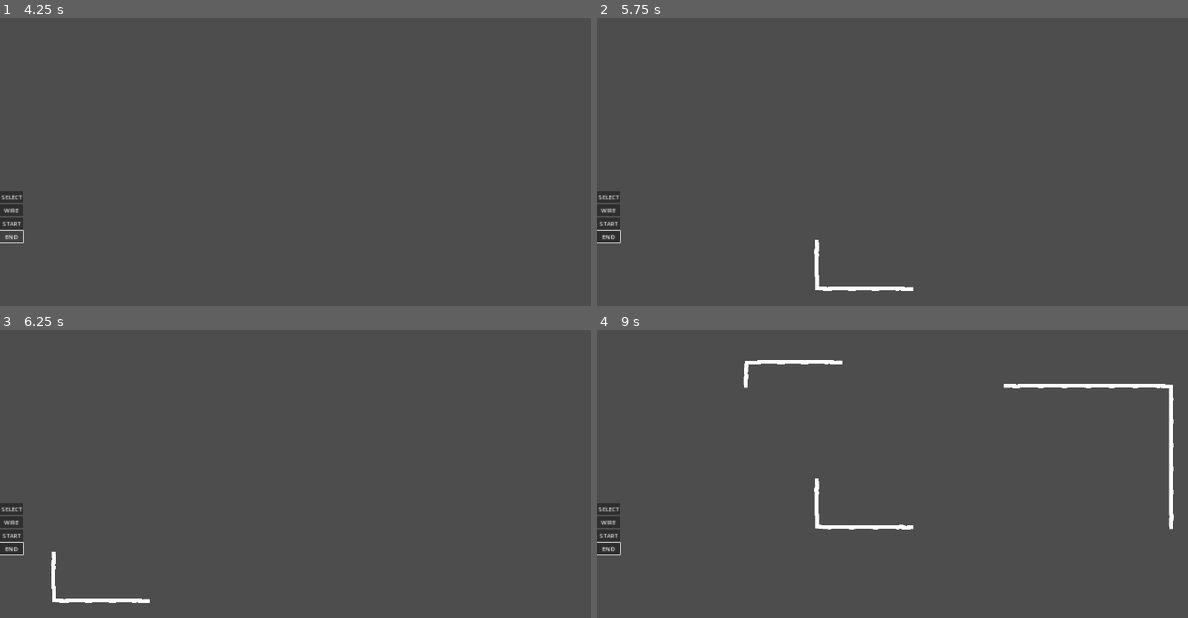
Above: before the commit, frames 1-4 (two rows, left to right).
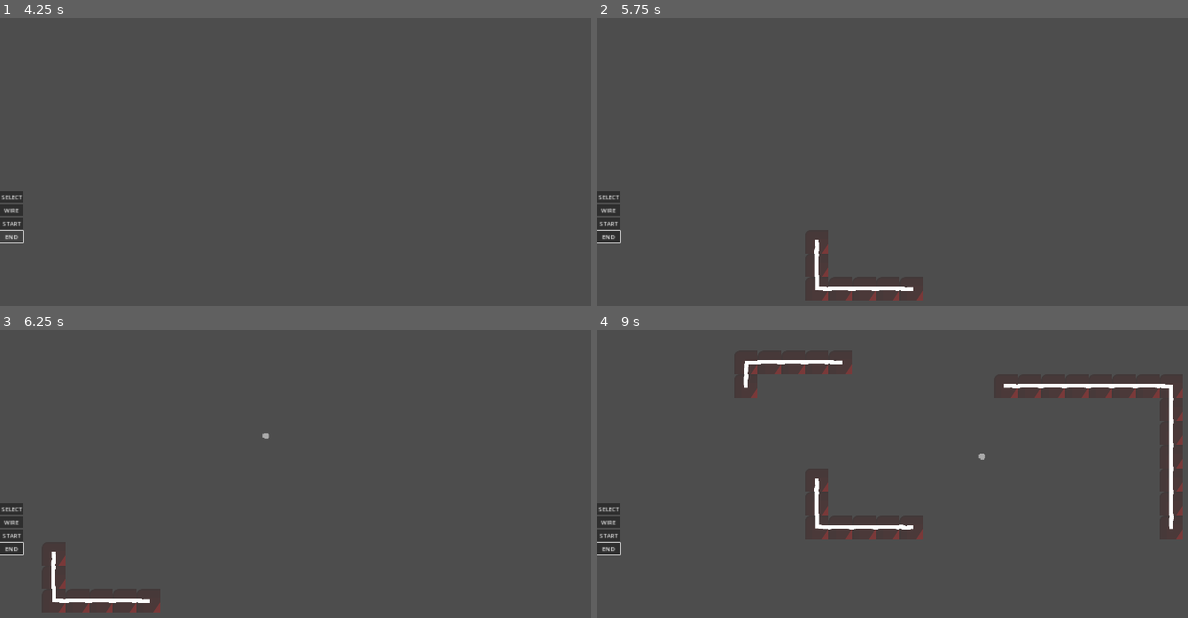
Above: after the commit, the same moments.

Repository: Aisudoragon/logic-gates
Game: Godot game, scene res://scenes/levels/playground/playground.tscn
Two runs of this game, one before a commit and one after it. Both use one fixed random seed, a clock stepped at 60 frames per second and the inputs below. The engine's default icon, where the game draws it, is replaced by a stand-in: a white triangle on a blue panel in a dark square.
Inputs (mouse positions are in pixels of both pictures, inside the frame that each line leads up to):
- Up to frame 1 (4.25 s): click "START" at 0.5 s; click "START" at 1.25 s; click "SELECT" at 2 s; click "WIRE" at 2.75 s; click "END" at 3.5 s
- Up to frame 2 (5.75 s): tap Enter at 4.25 s; move the mouse to (1105, 196) at 4.27 s; hold D (move_right) 4.28-5 s; hold Right mouse button (destroy) 4.28-5 s; click (1105, 196) at 4.55 s; tap Space at 5 s; drag from (809, 236) to (916, 297) at 5.02 s
- Up to frame 3 (6.25 s): move the mouse to (425, 442) at 5.77 s; hold D (move_right) from 5.78 s (still down); hold Right mouse button (destroy) from 5.78 s (still down); click (425, 442) at 6.05 s
- Up to frame 4 (9 s): release D (move_right) at 6.5 s; release Right mouse button (destroy) at 6.5 s; drag from (916, 609) to (738, 468) at 6.52 s; move the mouse to (1164, 589) at 7.27 s; hold A (move_left) 7.28-8 s; hold R (rotate) 7.28-8 s; click (1164, 589) at 7.55 s; drag from (738, 468) to (845, 430) at 8.02 s; move the mouse to (987, 528) at 8.77 s; hold S (move_down) from 8.78 s (still down); hold Shift from 8.78 s (still down)

Frame 1 is identical in both runs. In frame 2, 0.1% of the frame differs, in the area x 38-56%, y 78-99%; in frame 3, 0.2%; in frame 4, 0.6%, in the area x 26-100%, y 11-73%.
Error in both runs: Out of bounds get index '-1' (on base: 'Array[Vector2i]') (res://scenes/levels/playground/wire_logic.gd:21)

Commit message:
Added point highlight and fixed wire deletion

Diff:
--- a/scenes/levels/playground/playground.gd
+++ b/scenes/levels/playground/playground.gd
@@ -31,6 +31,8 @@
 	if event is InputEventMouseMotion:
 		if Input.is_action_pressed(&"place"):
 			active_layer.highlight_wire(mouse_position)
+		else:
+			active_layer.highlight_point(mouse_position)
 		if Input.is_action_pressed(&"destroy"):
 			active_layer.delete_wire(mouse_position)
 
--- a/scenes/levels/playground/wire_logic.gd
+++ b/scenes/levels/playground/wire_logic.gd
@@ -23,6 +23,11 @@
 	buffer_position[-2] = buff
 
 	rotated = not rotated
+
+
+func highlight_point(mouse_position: Vector2i) -> void:
+	highlight_layer.clear()
+	highlight_layer.set_cell(mouse_position, 0, Vector2i(5, 0), 0)
 
 
 func highlight_wire(mouse_position: Vector2i) -> void:
@@ -159,11 +164,16 @@
 		# top
 		highlight_layer.set_cell(tile_position, 0, Vector2i(0, 0), 2)
 		return
-	highlight_layer.set_cell(tile_position, -1)
 	wire_layer.set_cell(tile_position, -1)
+	logic_layer.set_cell(tile_position, -1)
 
 
 func draw_wire() -> void:
+	if not buffer_position.is_empty():
+		if buffer_position[0] == buffer_position[1]:
+			buffer_position.clear()
+			return
+
 	var all_tiles: Array[Vector2i] = highlight_layer.get_used_cells()
 
 	for coordinates in all_tiles:
@@ -171,13 +181,17 @@
 		var alternative: int = highlight_layer.get_cell_alternative_tile(coordinates)
 
 		wire_layer.set_cell(coordinates, 0, atlas_coords, alternative)
+		logic_layer.set_cell(coordinates, 0, Vector2i(0, 0), 0)
 
 	buffer_position.clear()
 	highlight_layer.clear()
 
 
+
 func delete_wire(delete_position: Vector2i) -> void:
+	highlight_layer.clear()
 	wire_layer.set_cell(delete_position, -1)
+	logic_layer.set_cell(delete_position, -1)
 
 	for neighbor in wire_layer.get_surrounding_cells(delete_position):
 		var direction: Vector2i = delete_position - neighbor
@@ -185,3 +199,4 @@
 		update_wire_tile(neighbor, direction, false)
 
 	draw_wire()
+	highlight_point(delete_position)
